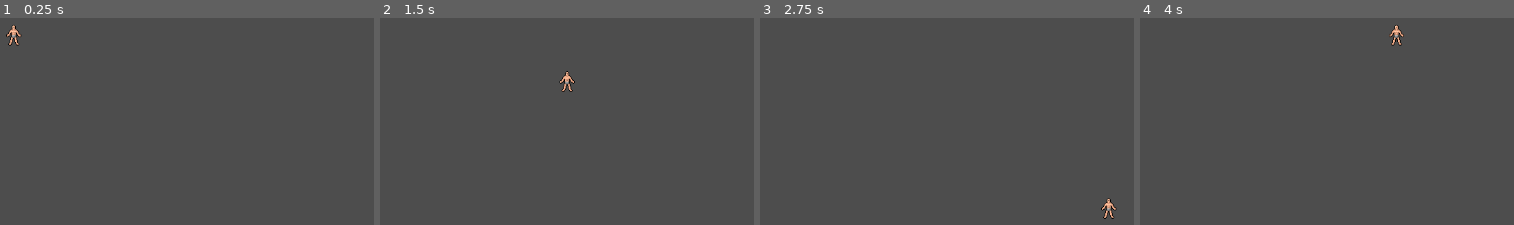
Above: before the commit, frames 1-4 (left to right).
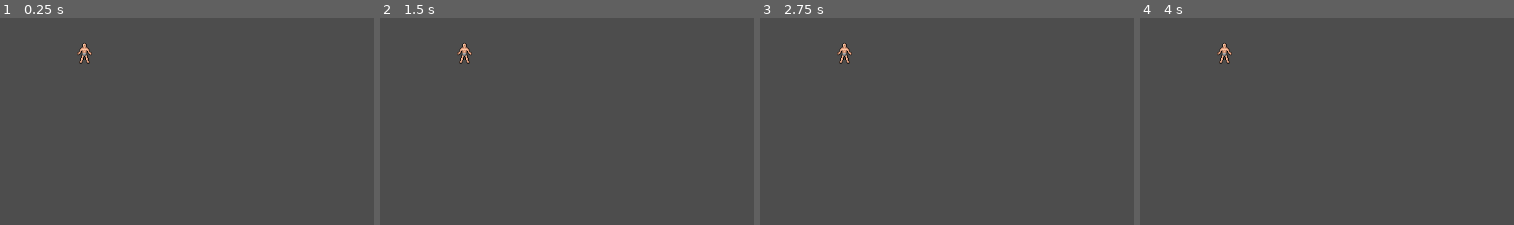
Above: after the commit, the same moments.

Repository: Origier/DungeonsAndDigital
Game: Godot game, scene res://Scenes/test_scene.tscn
Same seed, same stepped clock (60 frames per second), same inputs: the game is played once before the commit and once after it.
Inputs:
- Up to frame 1 (0.25 s): no input
- Up to frame 2 (1.5 s): tap Enter at 0.5 s; hold Right (ui_right) 0.53-1.28 s; hold Down (ui_down) from 1.28 s (still down)
- Up to frame 3 (2.75 s): tap Space at 2 s; release Down (ui_down) at 2.03 s; hold Right (ui_right) from 2.03 s (still down)
- Up to frame 4 (4 s): tap Enter at 2.75 s; release Right (ui_right) at 2.78 s; hold Up (ui_up) 2.78-3.53 s; hold Left (ui_left) from 3.53 s (still down)

The runs differ from the first frame. In frame 1, 0.4% of the frame differs, in the area x 1-25%, y 3-23%; in frame 2, 0.4%; in frame 3, 0.4%, in the area x 20-96%, y 12-98%; in frame 4, 0.4%.

Commit message:
feat: Added a camera that will follow the player

Diff:
--- a/Game/Scenes/test_scene.tscn
+++ b/Game/Scenes/test_scene.tscn
@@ -1,9 +1,14 @@
-[gd_scene load_steps=2 format=3 uid="uid://u50qrb7h4j7n"]
+[gd_scene load_steps=3 format=3 uid="uid://u50qrb7h4j7n"]
 
 [ext_resource type="PackedScene" uid="uid://1hw3ifmfjxlq" path="res://Scenes/player.tscn" id="1_fkm6i"]
+[ext_resource type="Script" path="res://Scripts/playercamera.gd" id="2_vwjar"]
 
 [node name="Test Scene" type="Node2D"]
 
 [node name="Player" parent="." instance=ExtResource("1_fkm6i")]
 position = Vector2(474, 298)
 speed = 20000
+
+[node name="PlayerCamera" type="Camera2D" parent="." node_paths=PackedStringArray("player")]
+script = ExtResource("2_vwjar")
+player = NodePath("../Player")
--- /dev/null
+++ b/Game/Scripts/playercamera.gd
@@ -0,0 +1,11 @@
+extends Camera2D
+
+@export var player: CharacterBody2D = null
+
+func _ready():
+	if player != null:
+		position = player.position
+
+func _process(_delta):
+	if player != null:
+		position = player.position
